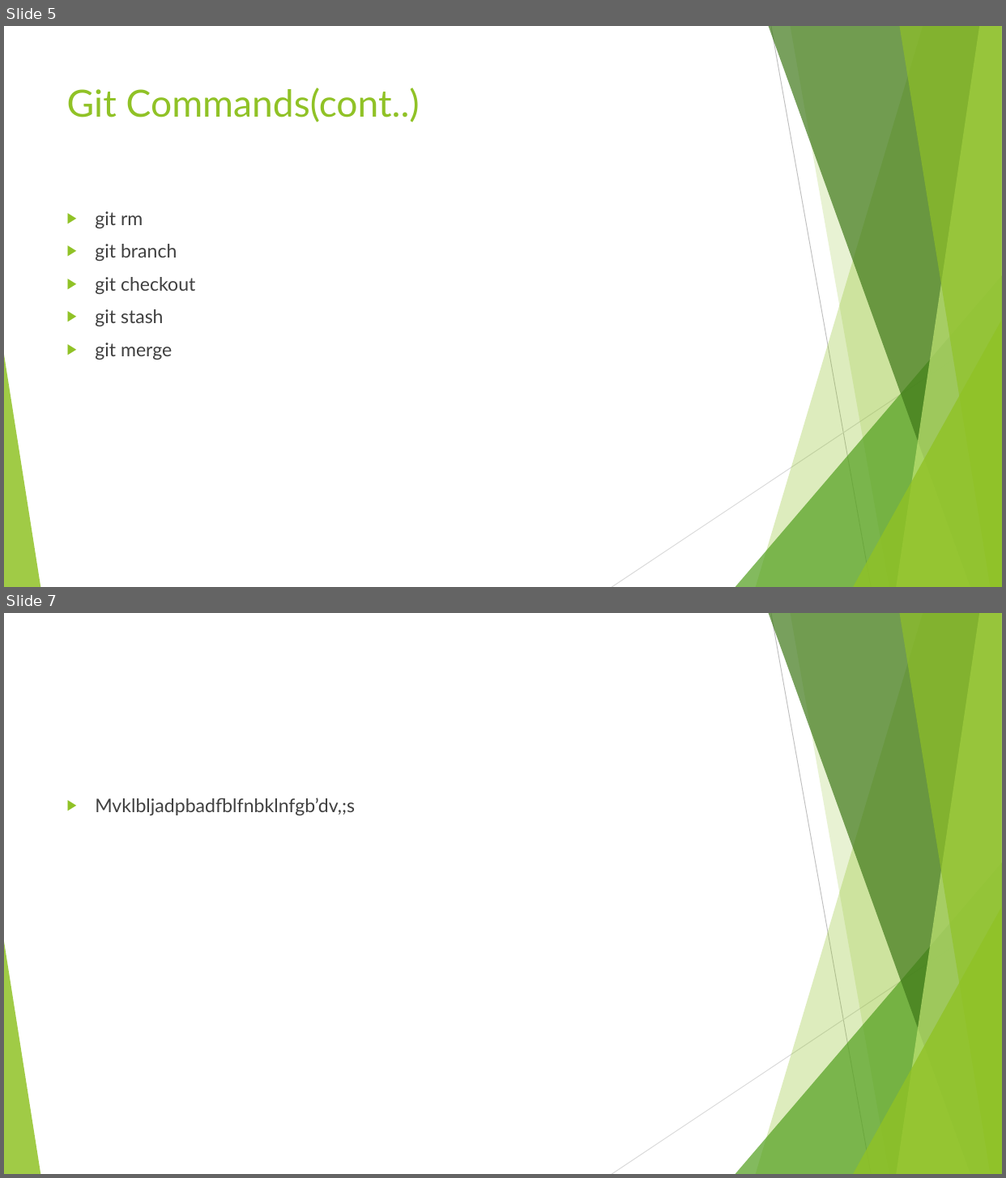
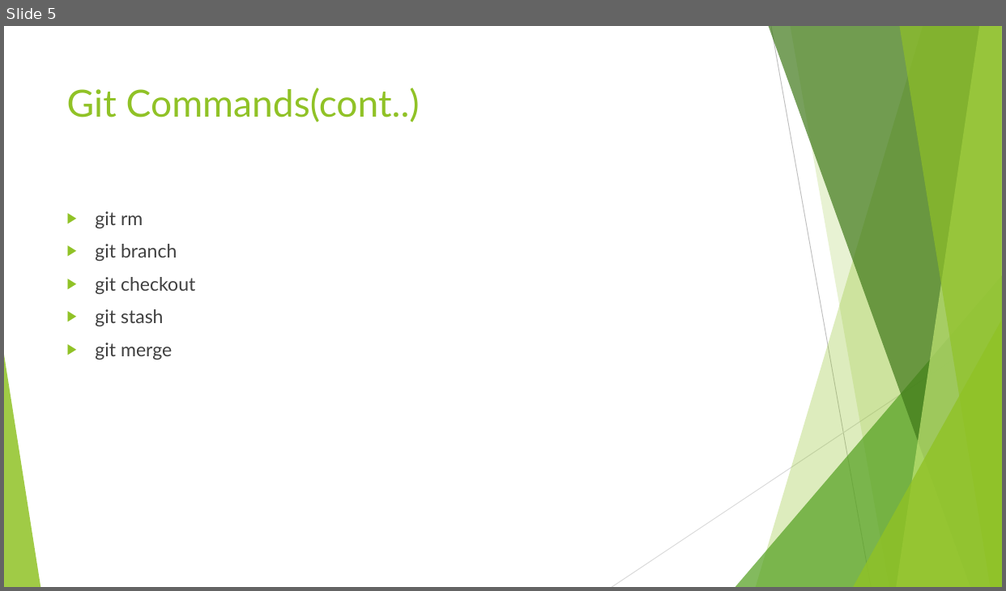
Before and after one commit to Gautam0401/My-Repo, a slide deck: GIT.pptx. Shown one above the other, each under a label of ours: slides 5 and 7 before the commit, slide 5 after it; the slides between them are not shown. The pictures are 1006x1178 and 1006x591 pixels, drawn with LibreOffice and Linux fonts; fonts in the diff are those of the drawing. Boxes give left, top, right and bottom in pixels: in the first picture for what was removed or moved away, otherwise in the second. Text is boxed around its words. In the diff, an @@ line names an element or a change of style, - is before the commit and + after.

```diff
--- a/GIT.pptx
+++ b/GIT.pptx
@@ slide 7 removed at box(4, 613, 1002, 1174), background #FFFFFF; not listed: 10 template elements that a slide beside it also shows @@
@@ text removed at box(95, 798, 355, 815) @@
-▶ Mvklbljadpbadfblfnbklnfgb’dv,;s
```
Also in this commit, not shown: 1 slide changed, 5 slides added, 1 other slide removed.
